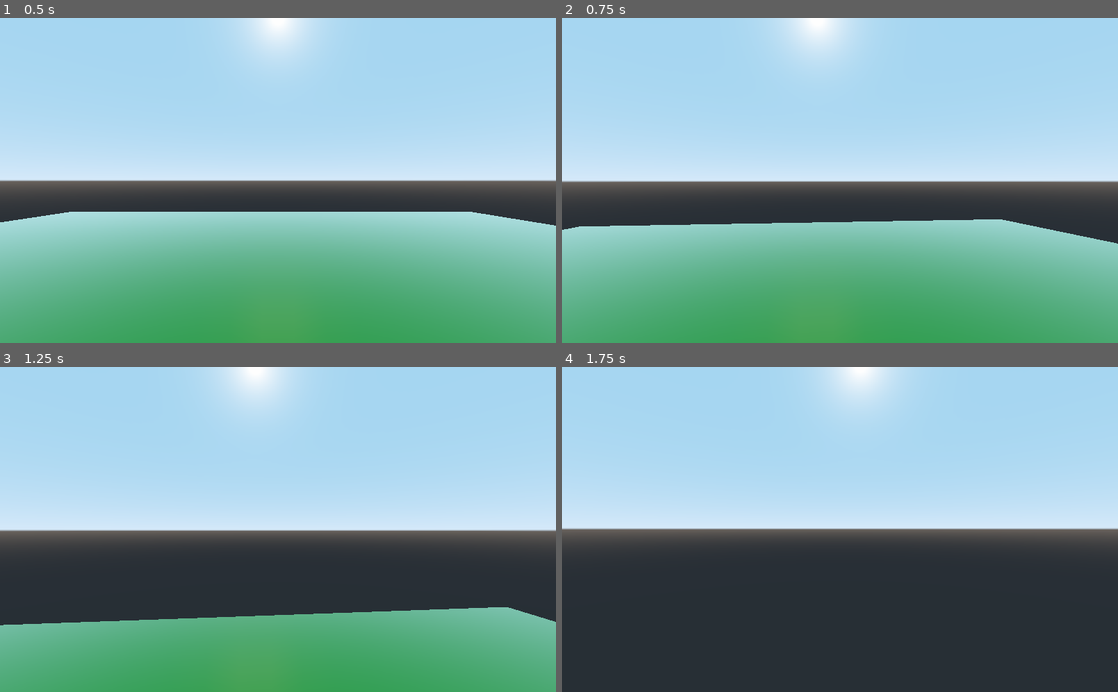
Above: before the commit, frames 1-4 (two rows, left to right).
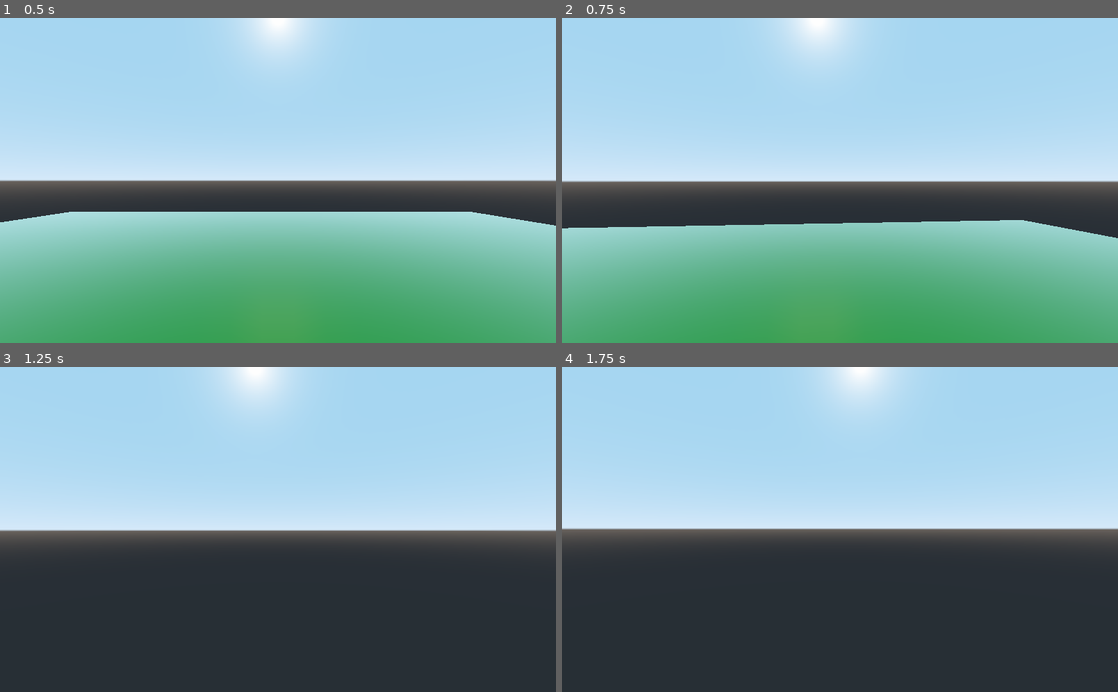
Above: after the commit, the same moments.

Repository: Pixeliceous/Sandboxy
Game: Godot game, scene res://Scenes/Room.tscn
The game is run twice, just before and just after one commit, with the same random seed, the same clock (stepped at 60 frames per second) and the same inputs.
Inputs (mouse positions are in pixels of both pictures, inside the frame that each line leads up to):
- Up to frame 1 (0.5 s): no input
- Up to frame 2 (0.75 s): tap Enter at 0.5 s; move the mouse to (867, 180) at 0.52 s; hold W (moveForward) from 0.53 s (still down); tap Space (jump) at 0.6 s
- Up to frame 3 (1.25 s): keep holding W (moveForward); tap Space (jump) at 0.77, 1.07 s
- Up to frame 4 (1.75 s): keep holding W (moveForward); move the mouse to (812, 529) at 1.27 s; tap Space (jump) at 1.35, 1.52 s

Frame 1 is identical in both runs. In frame 2, 0.6% of the frame differs, in the area x 0-100%, y 61-70%; in frame 3, 23%, in the area x 0-100%, y 73-100%; in frame 4, nothing differs.

Commit message:
Player object moves a bit smoother.

Diff:
--- a/source/Scripts/Player.gd
+++ b/source/Scripts/Player.gd
@@ -2,7 +2,7 @@
 
 var speed = 40
 var gravity = 9.8
-var jump = 7
+var jump = 4
 var cameraAcceleration = 50
 var sense = .1
 var snap
@@ -17,7 +17,7 @@
 
 func _ready() -> void:
 	Input.set_mouse_mode(Input.MOUSE_MODE_CAPTURED)
-	pass
+
 
 func _input(event: InputEvent) -> void:
 	if event is InputEventMouseMotion:
@@ -25,7 +25,7 @@
 		head.rotate_x(deg2rad(-event.relative.y * sense))
 
 		head.rotation.x = clamp(head.rotation.x, deg2rad(-90), deg2rad(90))
-	pass
+
 
 func _physics_process(delta: float) -> void:
 	direction = Vector3.ZERO
@@ -45,7 +45,7 @@
 		snap = Vector3.ZERO
 		gravityVector = Vector3.UP * jump
 
-	vel = vel.linear_interpolate(direction * speed, delta)
+	vel = vel.linear_interpolate(direction * speed, delta * 6)
 	movement = vel + gravityVector
 
 	move_and_slide_with_snap(movement, snap, Vector3.UP)
